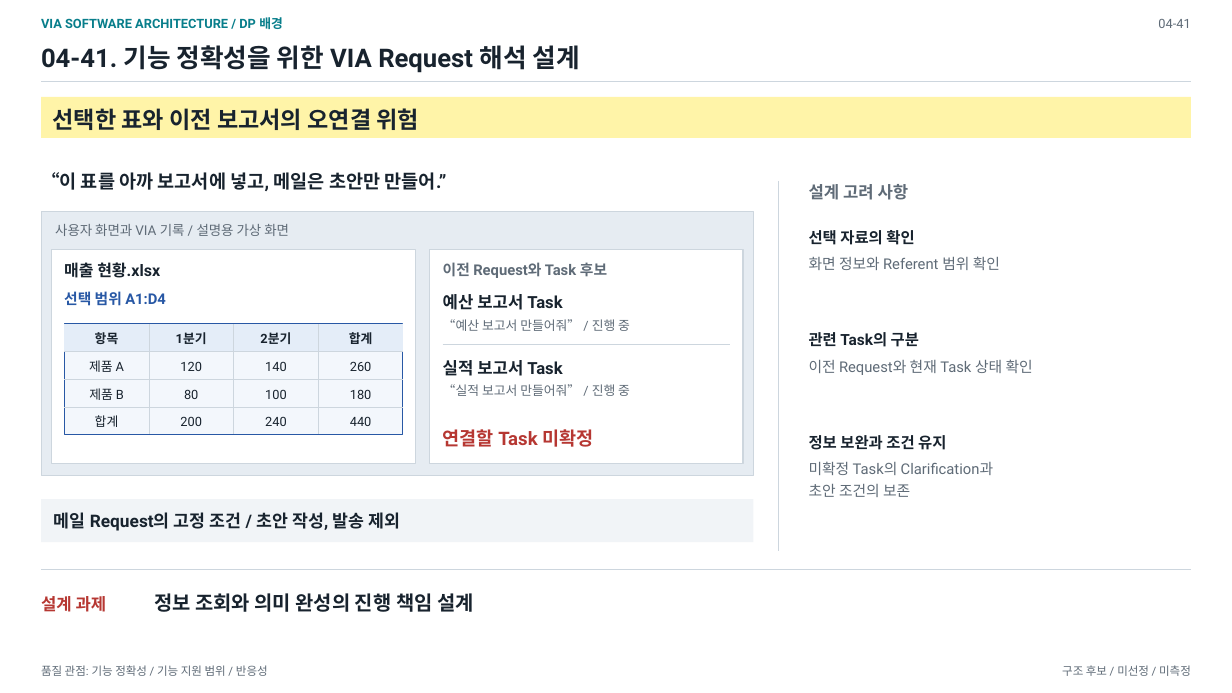
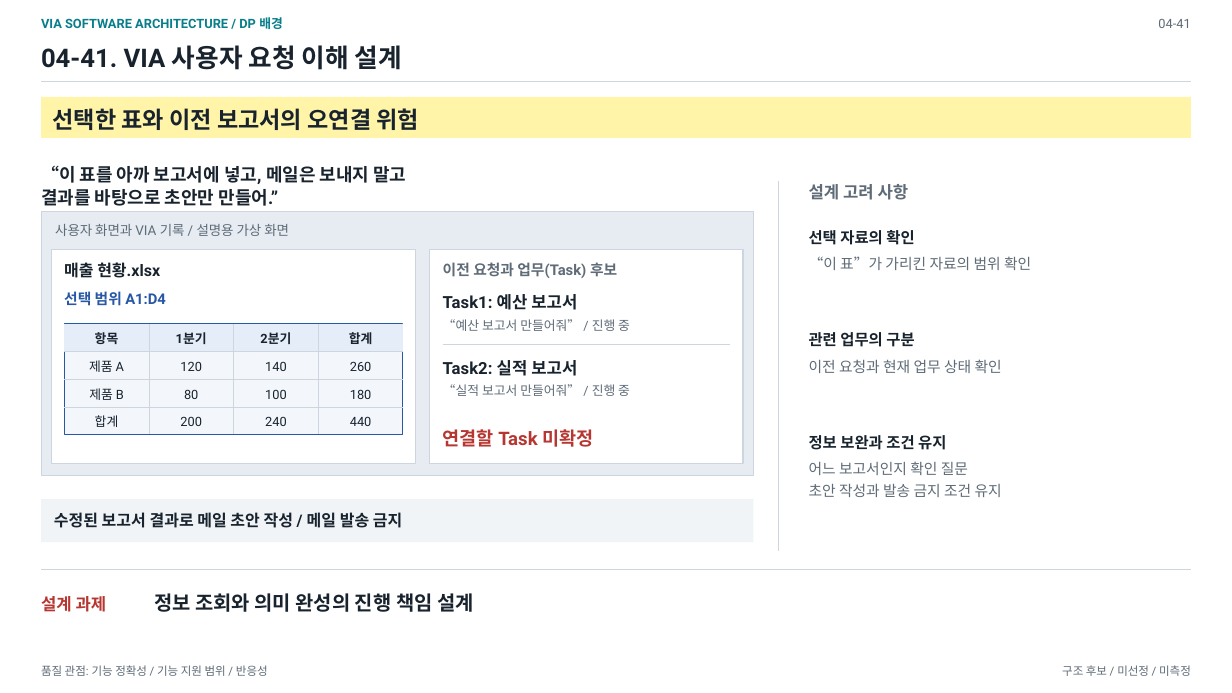
Before and after one commit to cbyche/via-sw-architecture, a slide deck: slide 2 of docs/presentations_files/VIA-DP-background-and-comparison-41-45.pptx. Drawn at 1232x693 pixels with LibreOffice and Linux fonts; fonts in the diff are those of the drawing. Boxes give left, top, right and bottom in pixels: in the first picture for what was removed or moved away, otherwise in the second. Text is boxed around its words. In the diff, an @@ line names an element or a change of style, - is before the commit and + after.

```diff
--- a/docs/presentations_files/VIA-DP-background-and-comparison-41-45.pptx
+++ b/docs/presentations_files/VIA-DP-background-and-comparison-41-45.pptx
@@ text at (41,45,402,70): text changed @@
-04-41. 기능 정확성을 위한 VIA Request 해석 설계
+04-41. VIA 사용자 요청 이해 설계
@@ text at (41,166,406,184): text changed; size 21.8 to 21 pt @@
-“이 표를 아까 보고서에 넣고, 메일은 초안만 만들어.”
+“이 표를 아까 보고서에 넣고, 메일은 보내지 말고
@@ text added at (41,189,279,206), 21 pt, text #18232E, bold @@
+결과를 바탕으로 초안만 만들어.”
@@ text at (443,262,617,278): text changed @@
-이전 Request와 Task 후보
+이전 요청과 업무(Task) 후보
@@ text at (809,256,1031,270): text changed @@
-화면 정보와 Referent 범위 확인
+“이 표”가 가리킨 자료의 범위 확인
@@ text at (443,294,577,310): text changed @@
-예산 보고서 Task
+Task1: 예산 보고서
@@ text at (809,359,1002,373): text changed @@
-이전 Request와 현재 Task 상태 확인
+이전 요청과 현재 업무 상태 확인
@@ text at (809,332,914,347): text changed @@
-관련 Task의 구분
+관련 업무의 구분
@@ text at (443,360,577,376): text changed @@
-실적 보고서 Task
+Task2: 실적 보고서
@@ text at (809,462,968,475): text changed @@
-미확정 Task의 Clarification과
+어느 보고서인지 확인 질문
@@ text at (809,484,1002,497): text changed @@
-초안 조건의 보존
+초안 작성과 발송 금지 조건 유지
@@ text at (54,512,402,528): text changed; size 20.2 to 18.8 pt @@
-메일 Request의 고정 조건 / 초안 작성, 발송 제외
+수정된 보고서 결과로 메일 초안 작성 / 메일 발송 금지
```
Also in this commit, not shown: 1 other slide changed, 31 other files.
